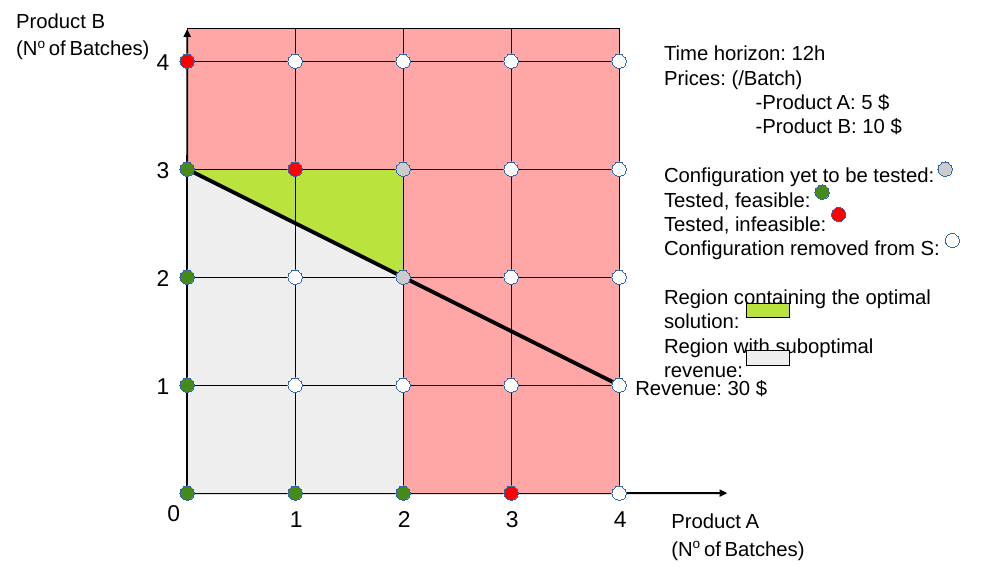
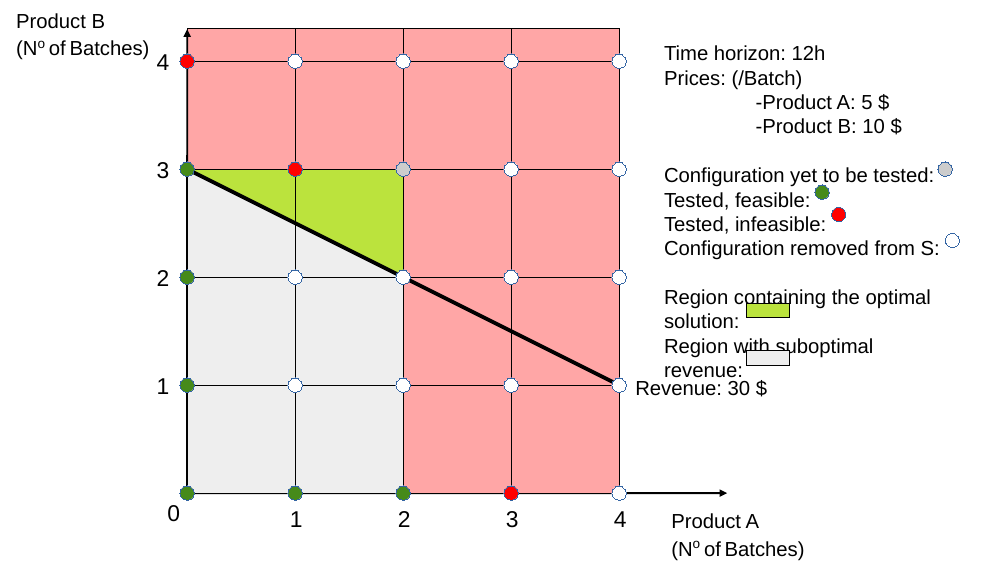
Before and after one commit to DWsbMH/DUNAR_Stochastic_throuchput_maximization, a slide deck: slide 13 of CD melléklet/Algoritmusok/DO_Sgraph_Throughput_Maximization.odp. Drawn at 1008x567 pixels with LibreOffice and Linux fonts; fonts in the diff are those of the drawing. Boxes give left, top, right and bottom in pixels: in the first picture for what was removed or moved away, otherwise in the second. Text is boxed around its words. In the diff, an @@ line names an element or a change of style, - is before the commit and + after.

```diff
--- a/CD melléklet/Algoritmusok/DO_Sgraph_Throughput_Maximization.odp
+++ b/CD melléklet/Algoritmusok/DO_Sgraph_Throughput_Maximization.odp
@@ freeform shape at <box>396,270,411,284</box>: fill #CCCCCC to #FFFFFF @@
```
Also in this commit, not shown: 2 other slides changed, 1 slide removed, 5 other files.
